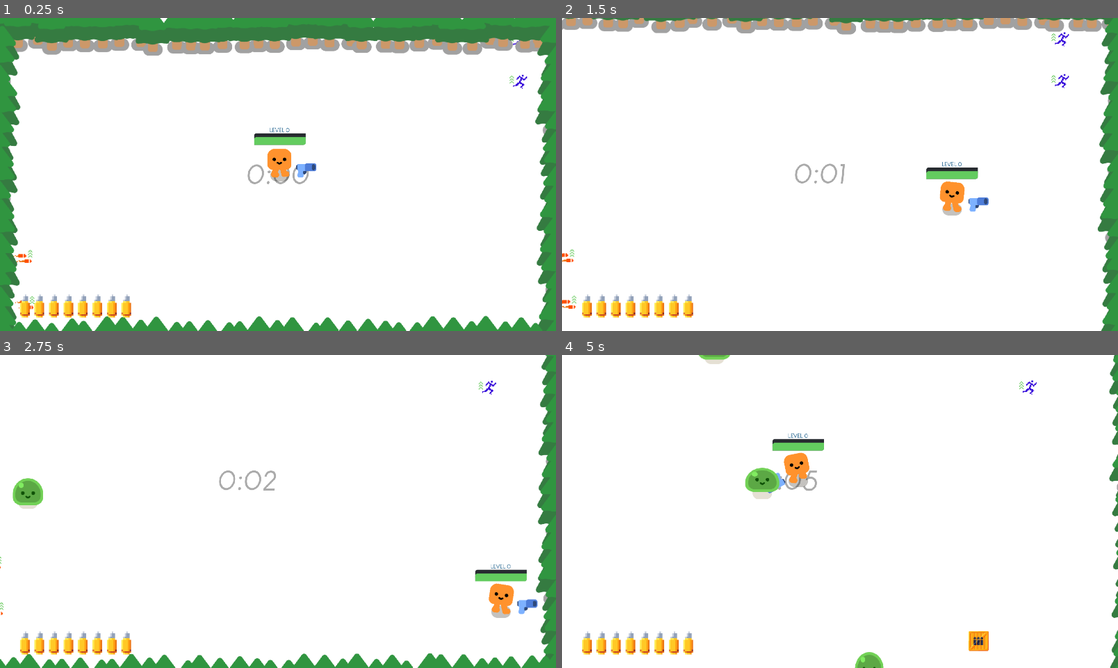
Above: before the commit, frames 1-4 (two rows, left to right).
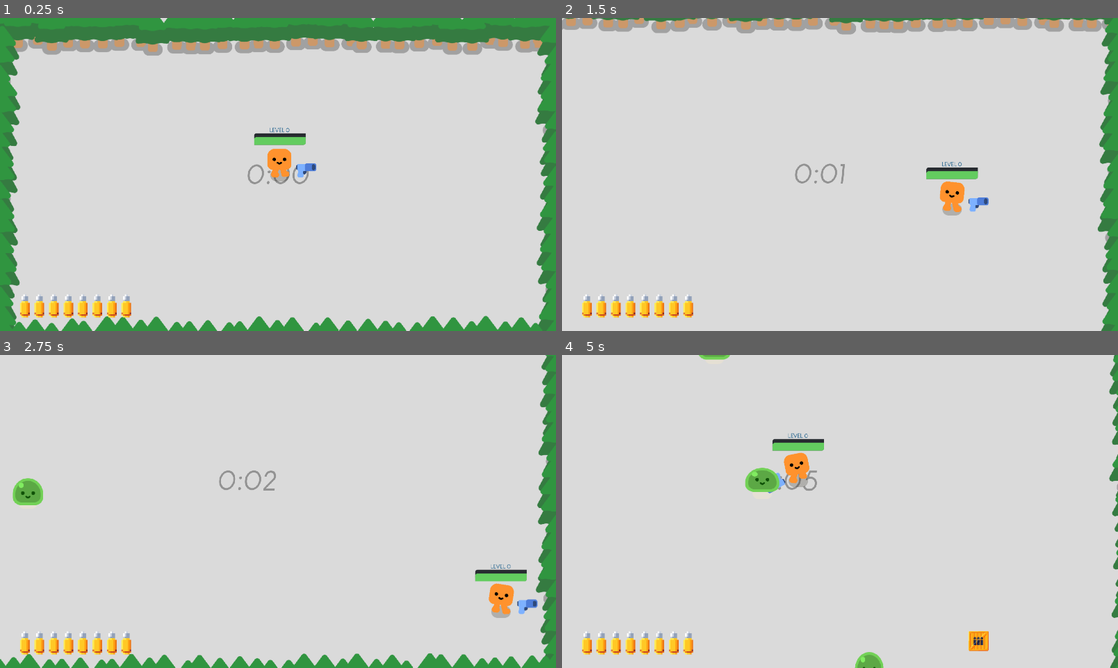
Above: after the commit, the same moments.

Repository: ari-goldman/atlas-godot-tutorial
Game: Godot game, scene res://survivors_game.tscn
Same seed, same stepped clock (60 frames per second), same inputs: the game is played once before the commit and once after it.
Inputs (mouse positions are in pixels of both pictures, inside the frame that each line leads up to):
- Up to frame 1 (0.25 s): no input
- Up to frame 2 (1.5 s): tap Enter (ui_accept) at 0.5, 0.77 s; move the mouse to (840, 174) at 0.52 s; hold D (move_right) 0.53-1.28 s; click (840, 174) at 0.6 s; move the mouse to (728, 190) at 1.27 s; hold S (move_down) from 1.28 s (still down); click (728, 190) at 1.35 s
- Up to frame 3 (2.75 s): tap Enter (ui_accept) at 1.52 s; move the mouse to (333, 442) at 2.02 s; release S (move_down) at 2.03 s; hold D (move_right) from 2.03 s (still down); click (333, 442) at 2.1 s
- Up to frame 4 (5 s): move the mouse to (812, 574) at 2.77 s; release D (move_right) at 2.78 s; hold W (move_up) 2.78-3.53 s; click (812, 574) at 2.85 s; tap Enter (ui_accept) at 3.02, 3.77, 4.52 s; move the mouse to (1006, 558) at 3.52 s; hold A (move_left) from 3.53 s (still down); click (1006, 558) at 3.6 s; move the mouse to (673, 464) at 4.27 s; click (673, 464) at 4.35 s

The runs differ from the first frame. In frame 1, 81% of the frame differs, in the area x 1-99%, y 0-100%; in frame 2, 92%; in frame 3, 93%; in frame 4, 97%, in the area x 0-100%, y 0-100%.

Commit message:
add sparks

Diff:
--- a/pistol/gun.gd
+++ b/pistol/gun.gd
@@ -36,6 +36,13 @@
 	%AnimationPlayer.stop(true)
 	%AnimationPlayer.play("shoot")
 
+	var SPARK_SCENE := preload("res://pistol/sparks.tscn")
+	var sparks = SPARK_SCENE.instantiate()
+	sparks.emitting = true
+	sparks.one_shot = true
+	sparks.connect("finished", sparks.queue_free)
+	%"Shooting Point".add_child(sparks)
+
 
 func get_closest_in_range_body() -> Node2D:
 	var enemies_in_range: Array[Node2D] = get_overlapping_bodies()
--- a/pistol/gun.tscn
+++ b/pistol/gun.tscn
@@ -5,6 +5,33 @@
 
 [sub_resource type="CircleShape2D" id="CircleShape2D_dk5gl"]
 radius = 528.001
+
+[sub_resource type="Animation" id="Animation_donny"]
+length = 0.001
+tracks/0/type = "value"
+tracks/0/imported = false
+tracks/0/enabled = true
+tracks/0/path = NodePath(".:scale")
+tracks/0/interp = 1
+tracks/0/loop_wrap = true
+tracks/0/keys = {
+"times": PackedFloat32Array(0),
+"transitions": PackedFloat32Array(1),
+"update": 0,
+"values": [Vector2(1, 1)]
+}
+tracks/1/type = "value"
+tracks/1/imported = false
+tracks/1/enabled = true
+tracks/1/path = NodePath(".:position")
+tracks/1/interp = 1
+tracks/1/loop_wrap = true
+tracks/1/keys = {
+"times": PackedFloat32Array(0),
+"transitions": PackedFloat32Array(1),
+"update": 0,
+"values": [Vector2(90, 11)]
+}
 
 [sub_resource type="Animation" id="Animation_b7uwb"]
 resource_name = "shoot"
@@ -31,33 +58,6 @@
 "transitions": PackedFloat32Array(0.125, 0.108819, 0.108819, 1),
 "update": 0,
 "values": [Vector2(90, 11), Vector2(73.5, 11), Vector2(93.5, 11), Vector2(90, 11)]
-}
-
-[sub_resource type="Animation" id="Animation_donny"]
-length = 0.001
-tracks/0/type = "value"
-tracks/0/imported = false
-tracks/0/enabled = true
-tracks/0/path = NodePath(".:scale")
-tracks/0/interp = 1
-tracks/0/loop_wrap = true
-tracks/0/keys = {
-"times": PackedFloat32Array(0),
-"transitions": PackedFloat32Array(1),
-"update": 0,
-"values": [Vector2(1, 1)]
-}
-tracks/1/type = "value"
-tracks/1/imported = false
-tracks/1/enabled = true
-tracks/1/path = NodePath(".:position")
-tracks/1/interp = 1
-tracks/1/loop_wrap = true
-tracks/1/keys = {
-"times": PackedFloat32Array(0),
-"transitions": PackedFloat32Array(1),
-"update": 0,
-"values": [Vector2(90, 11)]
 }
 
 [sub_resource type="AnimationLibrary" id="AnimationLibrary_enm2i"]
--- /dev/null
+++ b/pistol/sparks.tscn
@@ -0,0 +1,51 @@
+[gd_scene load_steps=8 format=3 uid="uid://bv7csdre4l5dx"]
+
+[sub_resource type="Gradient" id="Gradient_b7uwb"]
+offsets = PackedFloat32Array(0.246835, 0.718354, 1)
+colors = PackedColorArray(1, 1, 0, 1, 1, 0.730676, 0.689671, 0.470588, 1, 1, 1, 0)
+
+[sub_resource type="GradientTexture2D" id="GradientTexture2D_donny"]
+gradient = SubResource("Gradient_b7uwb")
+width = 4
+height = 16
+fill_to = Vector2(0, 1)
+
+[sub_resource type="Curve" id="Curve_b7uwb"]
+_data = [Vector2(0.0106383, 0.952641), 0.0, -0.0947177, 0, 0, Vector2(0.98227, 0.00151789), -2.12153, 0.0, 0, 0]
+point_count = 2
+
+[sub_resource type="CurveTexture" id="CurveTexture_donny"]
+curve = SubResource("Curve_b7uwb")
+
+[sub_resource type="Gradient" id="Gradient_leb6e"]
+colors = PackedColorArray(1, 1, 1, 1, 0.852885, 0.368304, 5.77569e-07, 1)
+
+[sub_resource type="GradientTexture1D" id="GradientTexture1D_j6iqh"]
+gradient = SubResource("Gradient_leb6e")
+
+[sub_resource type="ParticleProcessMaterial" id="ParticleProcessMaterial_b7uwb"]
+lifetime_randomness = 0.6
+particle_flag_align_y = true
+particle_flag_disable_z = true
+emission_shape = 3
+emission_box_extents = Vector3(1, 8, 1)
+spread = 15.0
+flatness = 0.079
+initial_velocity_min = 338.2
+initial_velocity_max = 338.2
+damping_min = 200.0
+damping_max = 900.0
+scale_min = 0.8
+scale_max = 1.2
+scale_over_velocity_min = 193.82
+scale_over_velocity_max = 193.82
+color_ramp = SubResource("GradientTexture1D_j6iqh")
+alpha_curve = SubResource("CurveTexture_donny")
+
+[node name="Sparks" type="GPUParticles2D"]
+amount = 64
+texture = SubResource("GradientTexture2D_donny")
+lifetime = 0.51
+explosiveness = 0.9
+randomness = 0.21
+process_material = SubResource("ParticleProcessMaterial_b7uwb")
--- a/project.godot
+++ b/project.godot
@@ -146,4 +146,3 @@
 [rendering]
 
 textures/canvas_textures/default_texture_filter=0
-renderer/rendering_method="gl_compatibility"
--- a/smoke_explosion/smoke_explosion.tscn
+++ b/smoke_explosion/smoke_explosion.tscn
@@ -144,7 +144,7 @@
 
 [node name="AnimationPlayer" type="AnimationPlayer" parent="."]
 unique_name_in_owner = true
+libraries = {
+&"": SubResource("AnimationLibrary_8msef")
+}
 autoplay = "RESET"
-libraries = {
-"": SubResource("AnimationLibrary_8msef")
-}
--- a/survivors_game.tscn
+++ b/survivors_game.tscn
@@ -9,8 +9,6 @@
 [ext_resource type="Script" uid="uid://ligun6wbua8t" path="res://game_timer.gd" id="6_3uxnc"]
 [ext_resource type="PackedScene" uid="uid://dbuwlkbx4bbbo" path="res://ui/ui.tscn" id="8_3uxnc"]
 [ext_resource type="Texture2D" uid="uid://c44qht6gre3kn" path="res://ui/bullet.png" id="9_3uxnc"]
-[ext_resource type="PackedScene" uid="uid://gnvfvvfoet6r" path="res://pickups/augments/fire_rate/fire_rate_augment_pickup.tscn" id="10_l3cnu"]
-[ext_resource type="PackedScene" uid="uid://c4h4ou4ar7v77" path="res://pickups/augments/move_speed/move_speed_augment_pickup.tscn" id="11_ejye1"]
 
 [sub_resource type="Curve2D" id="Curve2D_7jj1j"]
 _data = {
@@ -108,6 +106,7 @@
 grow_horizontal = 2
 grow_vertical = 2
 scale = Vector2(1, 1.00706)
+color = Color(0.856067, 0.856067, 0.856067, 1)
 
 [node name="UI" parent="." instance=ExtResource("8_3uxnc")]
 ammo_texture = ExtResource("9_3uxnc")
@@ -222,18 +221,6 @@
 wait_time = 3.0
 autostart = true
 
-[node name="FireRateAugment" parent="." instance=ExtResource("10_l3cnu")]
-position = Vector2(88, 991)
-
-[node name="FireRateAugment2" parent="." instance=ExtResource("10_l3cnu")]
-position = Vector2(81, 831)
-
-[node name="MoveSpeedAugment" parent="." instance=ExtResource("11_ejye1")]
-position = Vector2(1789, 77)
-
-[node name="MoveSpeedAugment2" parent="." instance=ExtResource("11_ejye1")]
-position = Vector2(1789, 221)
-
 [connection signal="timeout" from="MobSpawnTimer" to="." method="_on_mob_spawn_timer_timeout"]
 [connection signal="augments_changed" from="Player" to="UI" method="_on_player_augments_changed"]
 [connection signal="gun_ammo_changed" from="Player" to="UI" method="_on_player_gun_ammo_changed"]
Not shown: 1 places in survivors_game.tscn that only renumber resources
Not shown, changed: README.md
